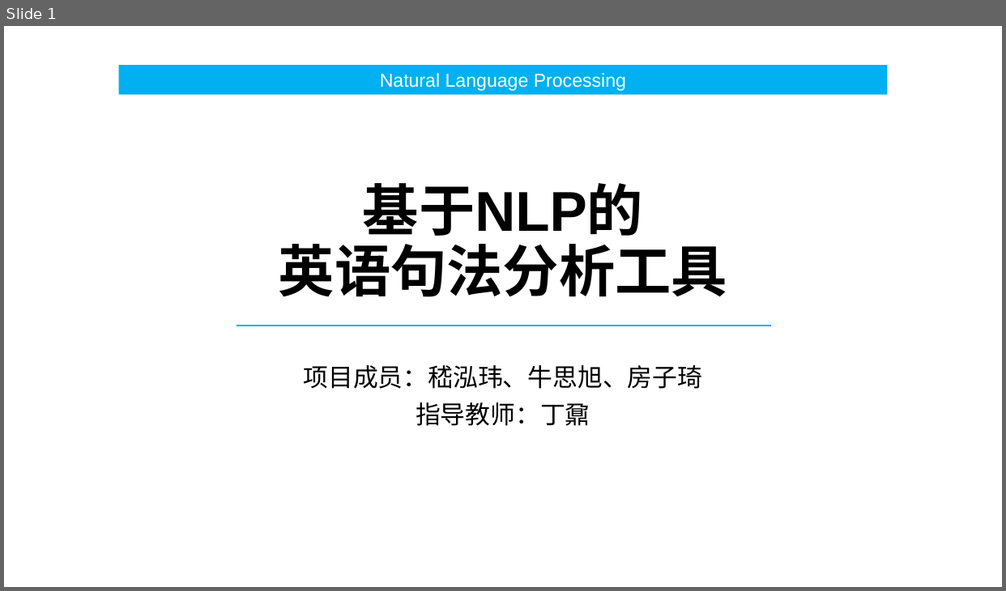
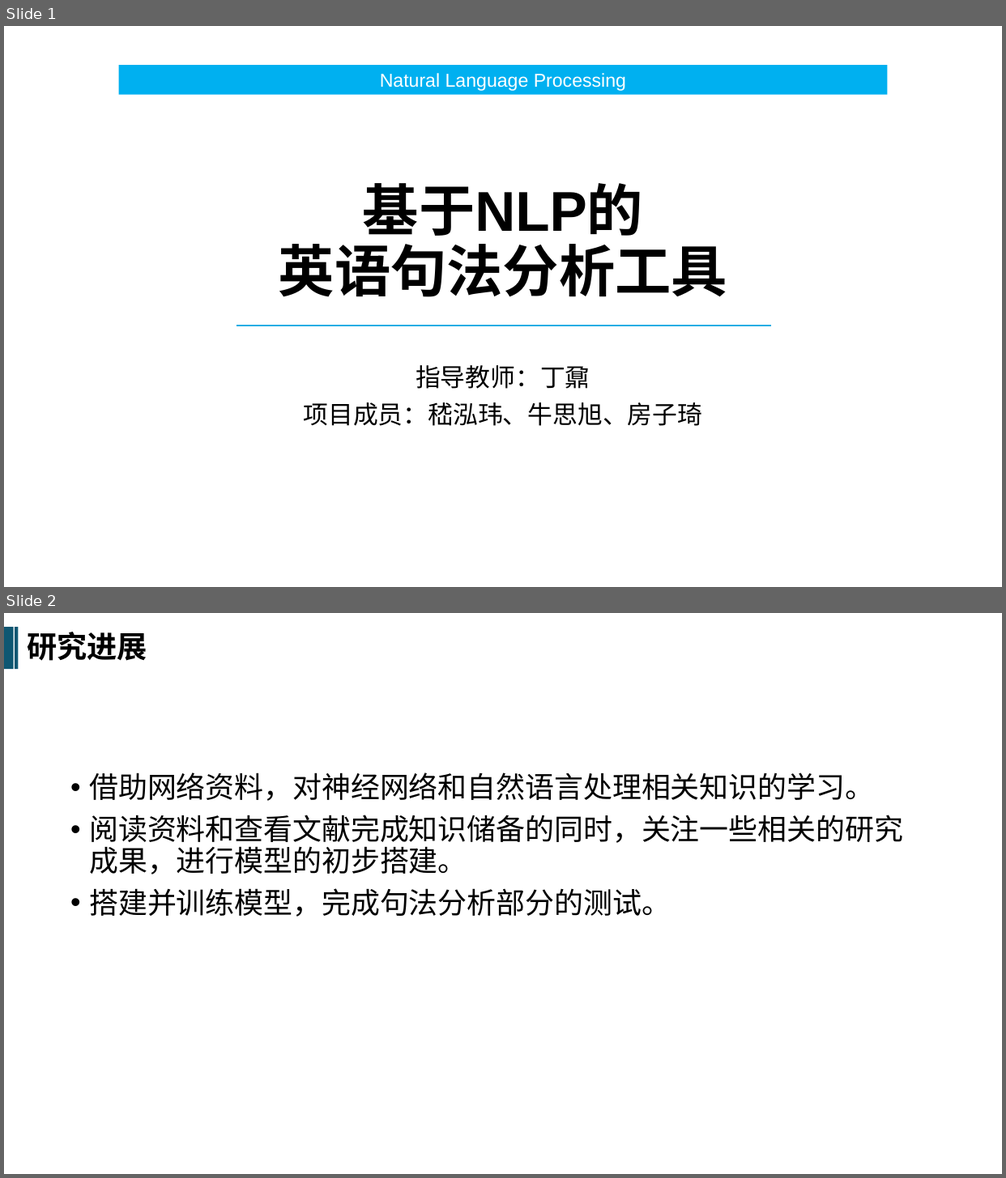
Before and after one commit to SRTPnsxjhw/SRTP, a slide deck: Notes_JHW/中期.pptx. Shown one above the other, each under a label of ours: slide 1 before the commit, slides 1 and 2 after it. The pictures are 1006x591 and 1006x1178 pixels, drawn with LibreOffice and Linux fonts; fonts in the diff are those of the drawing. Boxes give left, top, right and bottom in pixels: in the first picture for what was removed or moved away, otherwise in the second. Text is boxed around its words. In the diff, an @@ line names an element or a change of style, - is before the commit and + after.

```diff
--- a/Notes_JHW/中期.pptx
+++ b/Notes_JHW/中期.pptx
@@ slide 2 added at (4,613,1002,1174), background #FFFFFF @@
@@ rectangle added at (4,628,14,669), fill #0E5772 @@
@@ rectangle added at (15,628,19,669), fill #0E5772 @@
@@ text added at (27,632,147,661), 29 pt, text #000000, bold @@
+研究进展
@@ text added at (89,773,903,917), 28 pt, text #000000 @@
+• 借助网络资料，对神经网络和自然语言处理相关知识的学习。
+• 阅读资料和查看文献完成知识储备的同时，关注一些相关的研究成果，进行模型的初步搭建。
+• 搭建并训练模型，完成句法分析部分的测试。
@@ slide 1 changed as well @@
@@ subtitle at (415,365,590,389): paragraph added @@
+指导教师：丁鼐
@@ subtitle at (415,403,590,426): paragraph removed @@
-指导教师：丁鼐
```
Also in this commit, not shown: 1 other slide changed, 3 other slides added, 26 slides removed, 2 other files.
